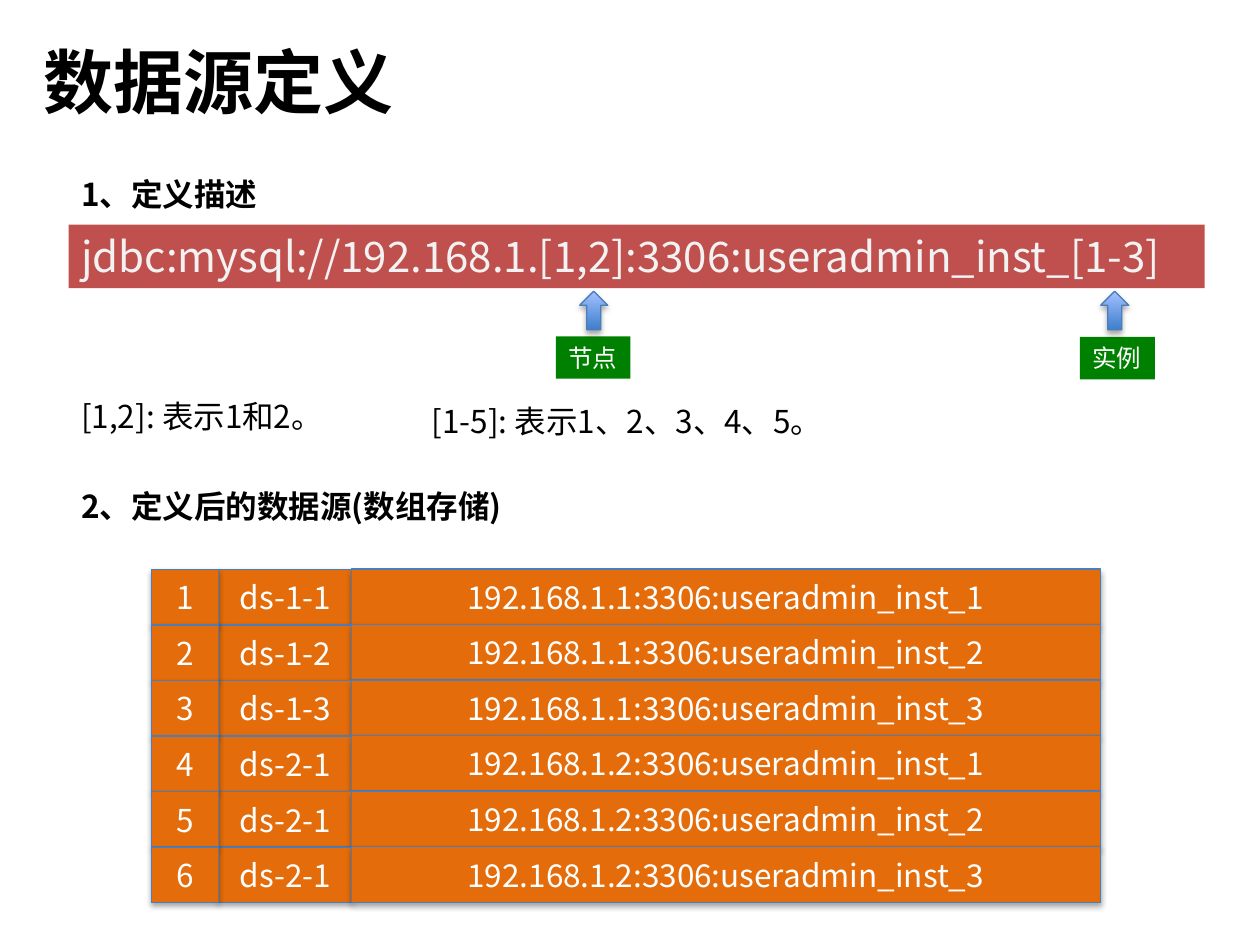
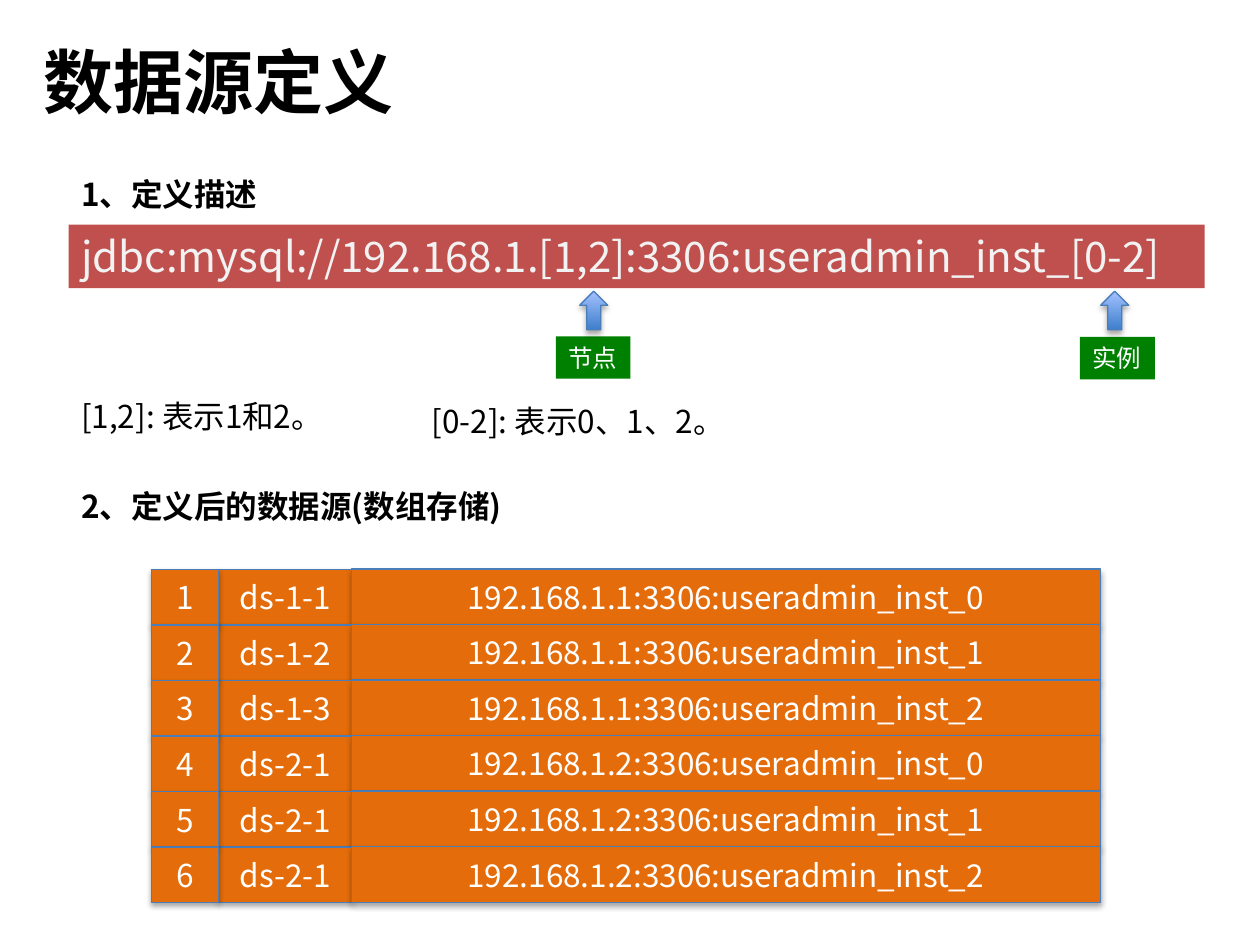
Before and after one commit to zl2006/yy-document, a slide deck: slide 9 of 【技术】分布式数据库/分布式数据库设计（YYDAL）.pptx (slide 5 before the commit). Drawn at 1260x945 pixels with LibreOffice and Linux fonts; fonts in the diff are those of the drawing. Boxes give left, top, right and bottom in pixels: in the first picture for what was removed or moved away, otherwise in the second. Text is boxed around its words. In the diff, an @@ line names an element or a change of style, - is before the commit and + after.

```diff
--- a/【技术】分布式数据库/分布式数据库设计（YYDAL）.pptx
+++ b/【技术】分布式数据库/分布式数据库设计（YYDAL）.pptx
@@ text in rectangle at (x1=81, y1=238, x2=1160, y2=282): text changed @@
-jdbc:mysql://192.168.1.[1,2]:3306:useradmin_inst_[1-3]
+jdbc:mysql://192.168.1.[1,2]:3306:useradmin_inst_[0-2]
@@ text at (x1=432, y1=406, x2=725, y2=439): text changed @@
-[1-5]: 表示1、2、3、4、5。
+[0-2]: 表示0、1、2。
@@ text in rectangle at (x1=467, y1=584, x2=984, y2=614): text changed @@
-192.168.1.1:3306:useradmin_inst_1
+192.168.1.1:3306:useradmin_inst_0
@@ text in rectangle at (x1=467, y1=639, x2=984, y2=669): text changed @@
-192.168.1.1:3306:useradmin_inst_2
+192.168.1.1:3306:useradmin_inst_1
@@ text in rectangle at (x1=467, y1=695, x2=984, y2=725): text changed @@
-192.168.1.1:3306:useradmin_inst_3
+192.168.1.1:3306:useradmin_inst_2
@@ text in rectangle at (x1=467, y1=750, x2=984, y2=780): text changed @@
-192.168.1.2:3306:useradmin_inst_1
+192.168.1.2:3306:useradmin_inst_0
@@ text in rectangle at (x1=467, y1=806, x2=984, y2=836): text changed @@
-192.168.1.2:3306:useradmin_inst_2
+192.168.1.2:3306:useradmin_inst_1
@@ text in rectangle at (x1=467, y1=862, x2=984, y2=892): text changed @@
-192.168.1.2:3306:useradmin_inst_3
+192.168.1.2:3306:useradmin_inst_2
```
Also in this commit, not shown: 5 other slides changed, 8 slides added.
